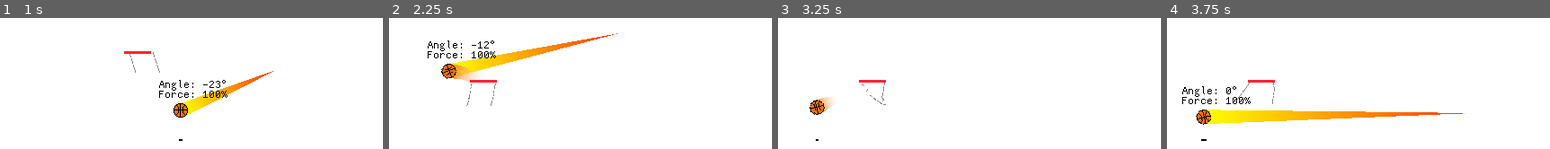
Above: before the commit, frames 1-4 (left to right).
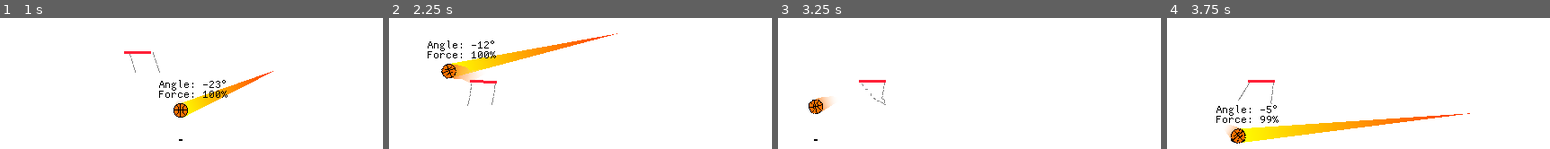
Above: after the commit, the same moments.

Repository: jol-tm/basketball
Game: Godot game, scene res://scenes/game.tscn
Two runs of this game, one before a commit and one after it. Both use one fixed random seed, a clock stepped at 60 frames per second and the inputs below.
Inputs (mouse positions are in pixels of both pictures, inside the frame that each line leads up to):
- Up to frame 1 (1 s): move the mouse to (275, 70) at 0.52 s; press the mouse at (275, 70) at 0.53 s
- Up to frame 2 (2.25 s): move the mouse to (503, 91) at 1.27 s; release the mouse at (503, 91) at 1.28 s; click (503, 91) at 1.35 s; move the mouse to (618, 33) at 2.02 s; press the mouse at (618, 33) at 2.03 s
- Up to frame 3 (3.25 s): move the mouse to (950, 124) at 2.77 s; release the mouse at (950, 124) at 2.78 s; click (950, 124) at 2.85 s
- Up to frame 4 (3.75 s): move the mouse to (1473, 113) at 3.52 s; press the mouse at (1473, 113) at 3.53 s

Frame 1 is identical in both runs. In frame 2, 0.1% of the frame differs, in the area x 20-29%, y 47-68%; in frame 3, 0.3%; in frame 4, 8.4%, in the area x 3-80%, y 52-96%.

Commit message:
Add files via upload

Diff:
--- a/scenes/basket.tscn
+++ b/scenes/basket.tscn
@@ -339,7 +339,7 @@
 [node name="Area2D" type="Area2D" parent="Line2D"]
 
 [node name="CollisionShape2D" type="CollisionShape2D" parent="Line2D/Area2D"]
-position = Vector2(15, 3.5)
+position = Vector2(15, 6.5)
 shape = SubResource("RectangleShape2D_vu7yg")
 
 [node name="CollisionShape2D" type="CollisionShape2D" parent="."]
--- a/scenes/game.tscn
+++ b/scenes/game.tscn
@@ -1,22 +1,21 @@
-[gd_scene load_steps=7 format=3 uid="uid://d6iuxhne1q1y"]
+[gd_scene load_steps=6 format=3 uid="uid://d6iuxhne1q1y"]
 
 [ext_resource type="PackedScene" uid="uid://c4gxnmcvk1a87" path="res://scenes/basketball.tscn" id="1_q62fu"]
 [ext_resource type="FontFile" uid="uid://divsb588k7fja" path="res://font/basis33.ttf" id="3_bny33"]
 [ext_resource type="PackedScene" uid="uid://d1s6mv2crrcbg" path="res://scenes/basket.tscn" id="4_eq5h8"]
-[ext_resource type="Script" path="res://scripts/camera_2d.gd" id="4_qldi7"]
 
 [sub_resource type="RectangleShape2D" id="RectangleShape2D_m3qxx"]
-size = Vector2(425, 52.5)
+size = Vector2(425.5, 52.5)
 
 [sub_resource type="RectangleShape2D" id="RectangleShape2D_ydniu"]
-size = Vector2(52.5, 649.125)
+size = Vector2(52.5, 291.5)
 
 [node name="Node2D" type="Node2D"]
 
 [node name="Edges" type="StaticBody2D" parent="."]
 
 [node name="CollisionShape2D" type="CollisionShape2D" parent="Edges"]
-position = Vector2(213, -409.5)
+position = Vector2(213.25, -25.5)
 shape = SubResource("RectangleShape2D_m3qxx")
 
 [node name="CollisionShape2D2" type="CollisionShape2D" parent="Edges"]
@@ -24,11 +23,11 @@
 shape = SubResource("RectangleShape2D_m3qxx")
 
 [node name="CollisionShape2D3" type="CollisionShape2D" parent="Edges"]
-position = Vector2(-26, -110.5)
+position = Vector2(-26, 94)
 shape = SubResource("RectangleShape2D_ydniu")
 
 [node name="CollisionShape2D4" type="CollisionShape2D" parent="Edges"]
-position = Vector2(452.2, -110.438)
+position = Vector2(452.2, 94)
 shape = SubResource("RectangleShape2D_ydniu")
 
 [node name="Basketball" parent="." instance=ExtResource("1_q62fu")]
@@ -52,8 +51,3 @@
 theme_override_colors/font_color = Color(0, 0, 0, 1)
 theme_override_fonts/font = ExtResource("3_bny33")
 theme_override_font_sizes/font_size = 16
-
-[node name="Camera2D" type="Camera2D" parent="."]
-position = Vector2(213, 120)
-position_smoothing_enabled = true
-script = ExtResource("4_qldi7")
--- a/scripts/basket.gd
+++ b/scripts/basket.gd
@@ -13,6 +13,16 @@
 
 	tween.tween_property(self, "global_position", Vector2(x, y), 2)
 
+func shake(force: int) -> void:
+	var tween : Tween = create_tween().set_trans(Tween.TRANS_CUBIC)
+	force /= 100
+	print(force)
+
+	for i in range(force):
+		tween.tween_property(self, "rotation_degrees", 5, 0.05)
+		tween.tween_property(self, "rotation_degrees", -5, 0.05)
+	tween.tween_property(self, "rotation_degrees", 0, 0.05)
+
 func _on_area_2d_body_entered(body: Node2D) -> void:
 	if body.name == "Basketball" and body.linear_velocity.y > 0:
 		change_position()
--- a/scripts/basketball.gd
+++ b/scripts/basketball.gd
@@ -65,7 +65,9 @@
 	else:
 		return angle_a
 
-func _on_area_2d_body_entered(_body: Node2D) -> void:
+func _on_area_2d_body_entered(body: Node2D) -> void:
+	if body.name == "Basket":
+		body.call("shake", int(linear_velocity.length()))
 	var vol = clamp(linear_velocity.length() - 120, -80, 0)
 	$CollisionSfx.volume_db = vol
 	$CollisionSfx.play()
